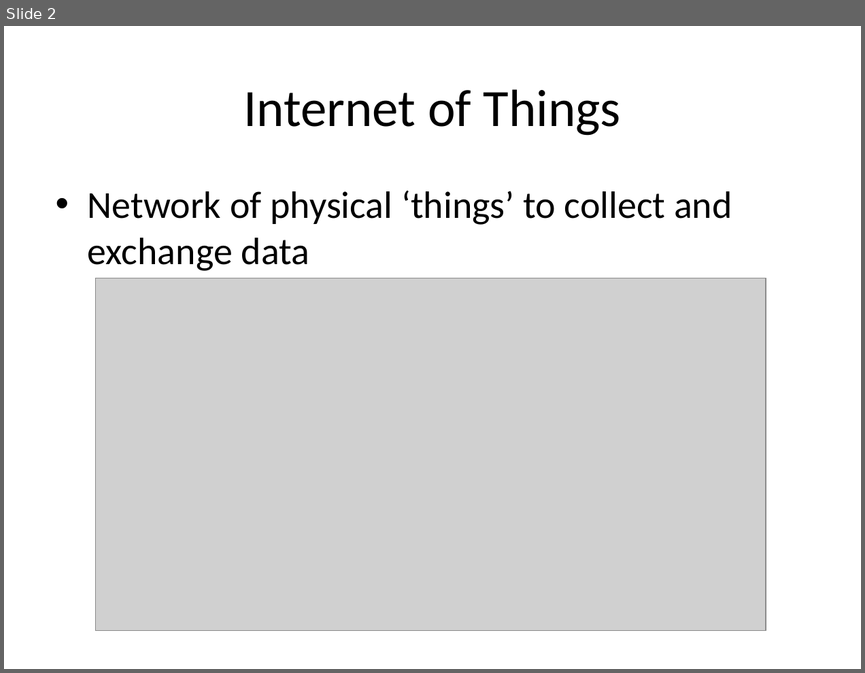
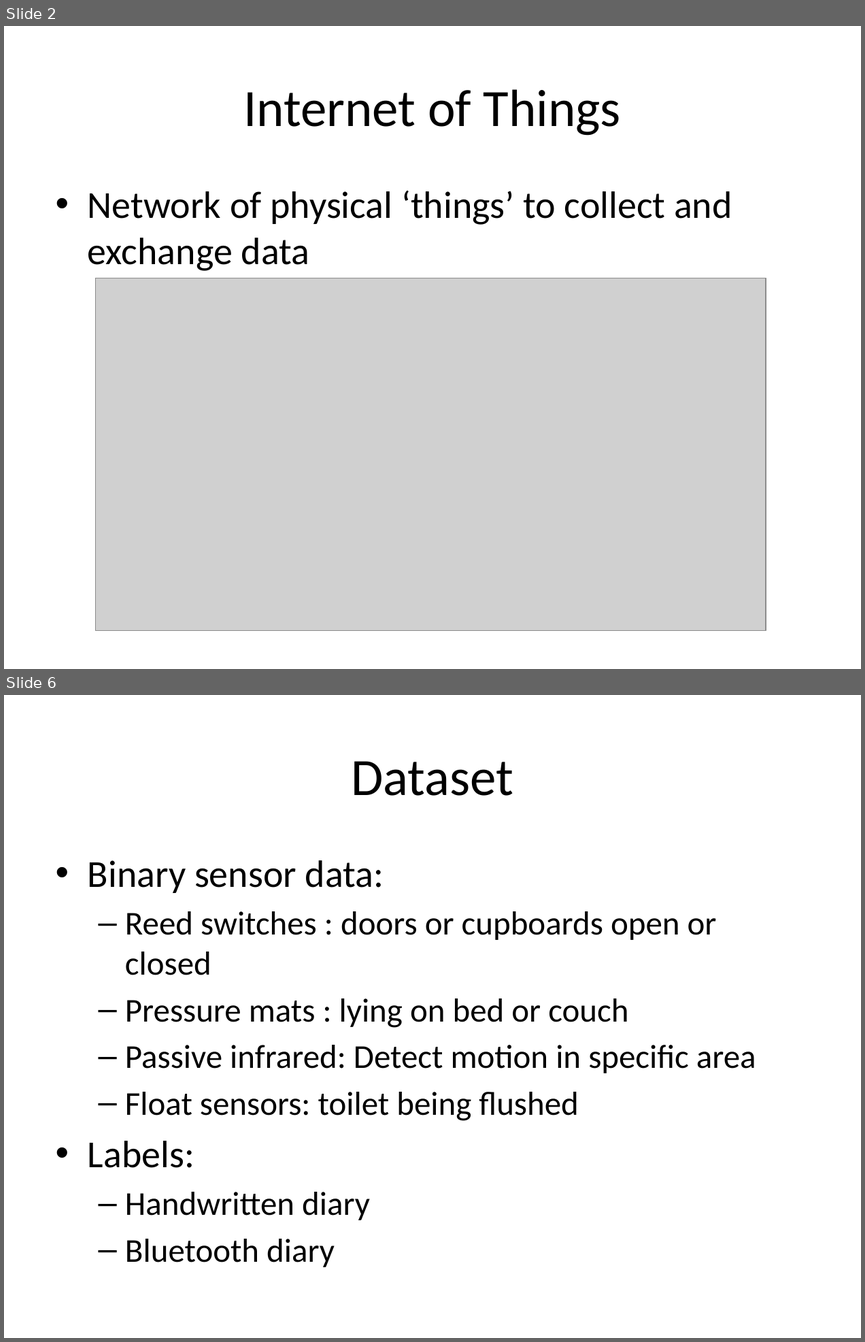
Before and after one commit to ppegusii/cs689-final, a slide deck: doc/slides.pptx. Shown one above the other, each under a label of ours: slide 2 before the commit, slides 2 and 6 after it; the slides between them are not shown. The pictures are 865x673 and 865x1342 pixels, drawn with LibreOffice and Linux fonts; fonts in the diff are those of the drawing; grey boxes stand for pictures. Boxes give left, top, right and bottom in pixels: in the first picture for what was removed or moved away, otherwise in the second. Text is boxed around its words. In the diff, an @@ line names an element or a change of style, - is before the commit and + after.

```diff
--- a/doc/slides.pptx
+++ b/doc/slides.pptx
@@ slide 6 added at box(4, 695, 861, 1338), background #FFFFFF @@
@@ title added at box(351, 761, 513, 796), 44 pt, text #000000 @@
+Dataset
@@ text added at box(88, 860, 756, 1267), 28 pt, text #000000 @@
+• Binary sensor data:
+  – Reed switches : doors or cupboards open or closed
+  – Pressure mats : lying on bed or couch
+  – Passive infrared: Detect motion in specific area
+  – Float sensors: toilet being flushed
+• Labels:
+  – Handwritten diary
+  – Bluetooth diary
```
Also in this commit, not shown: 6 slides changed, 5 other slides added.
